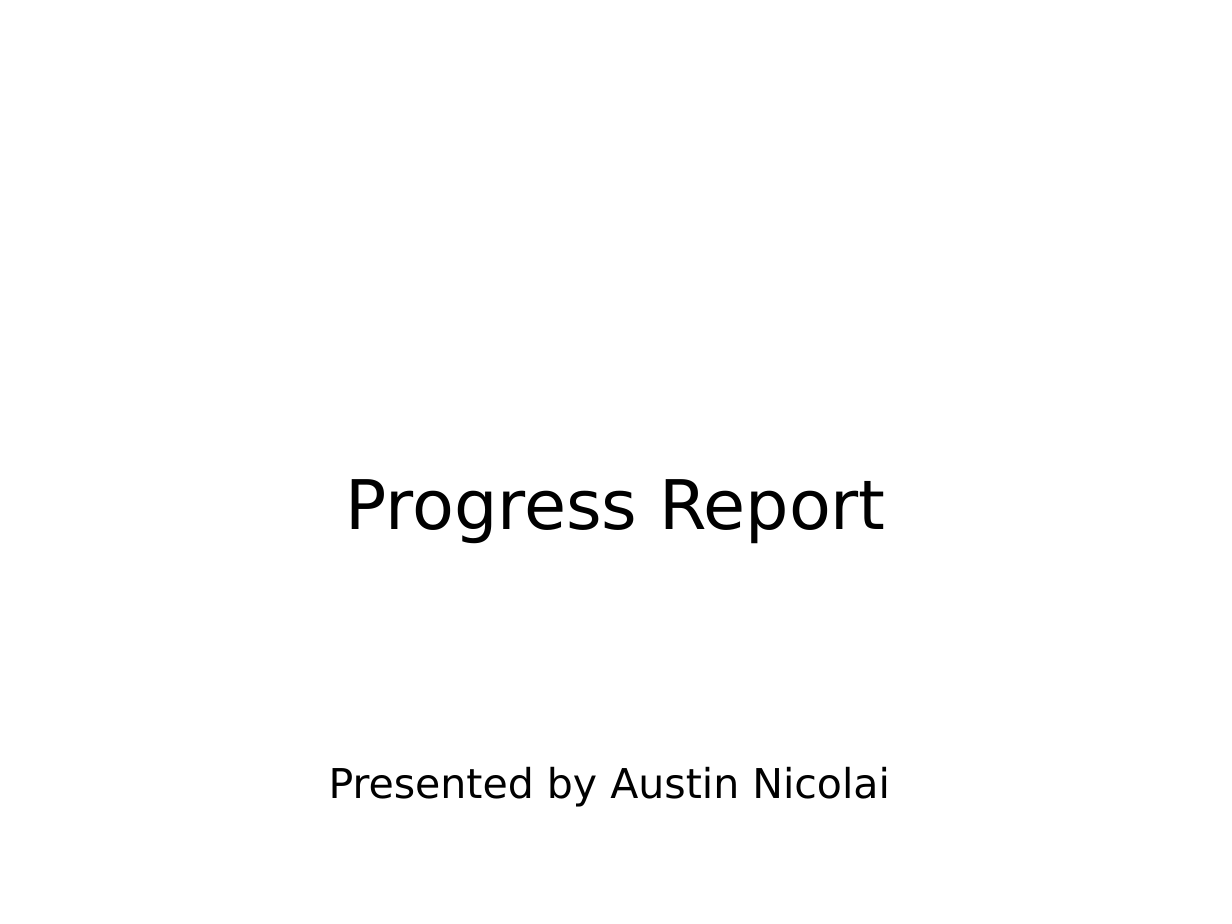
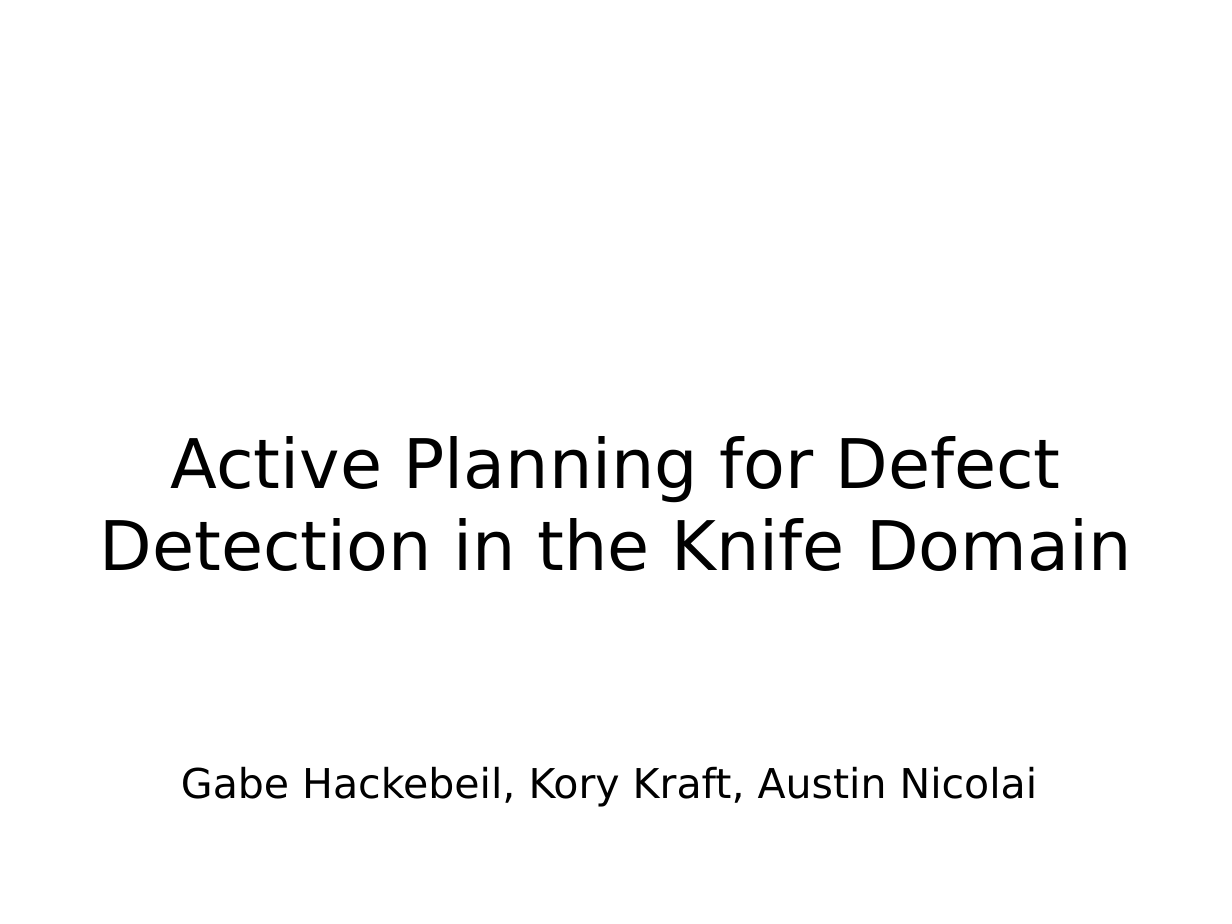
Before and after one commit to nicolaia-osu/ROB599_Project, a slide deck: slide 1 of presentation/slides (working copy).pptx. Drawn at 1232x924 pixels with LibreOffice and Linux fonts; fonts in the diff are those of the drawing; background and template pictures are left out. Boxes give left, top, right and bottom in pixels: in the first picture for what was removed or moved away, otherwise in the second. Text is boxed around its words. In the diff, an @@ line names an element or a change of style, - is before the commit and + after.

```diff
--- a/presentation/slides (working copy).pptx
+++ b/presentation/slides (working copy).pptx
@@ title at box(100, 436, 1131, 571): text changed @@
-Progress Report
+Active Planning for Defect Detection in the Knife Domain
@@ text at box(181, 766, 1038, 807): text changed @@
-Presented by Austin Nicolai
+Gabe Hackebeil, Kory Kraft, Austin Nicolai
```
Also in this commit, not shown: 15 other slides changed, 11 slides added, 16 slides removed.
